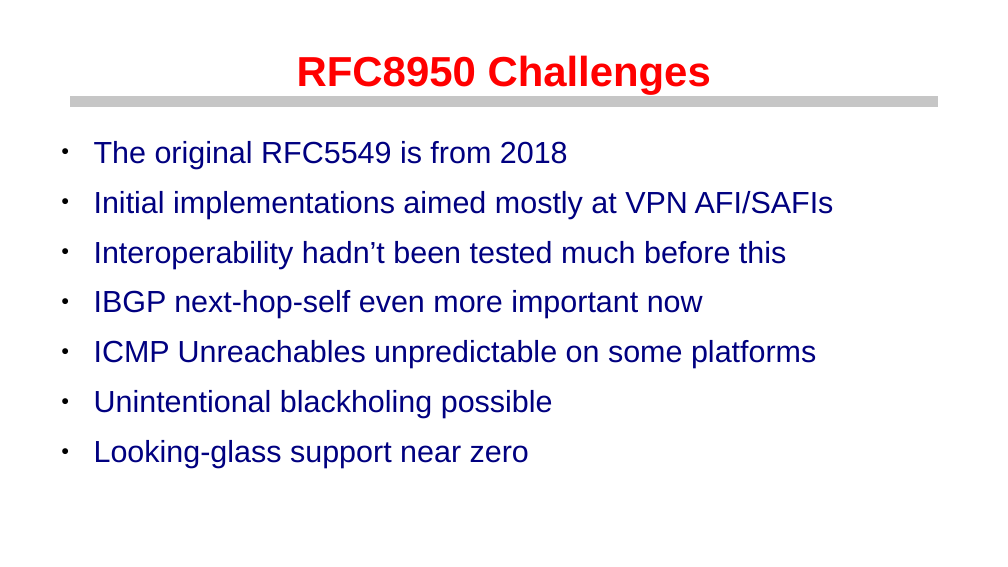
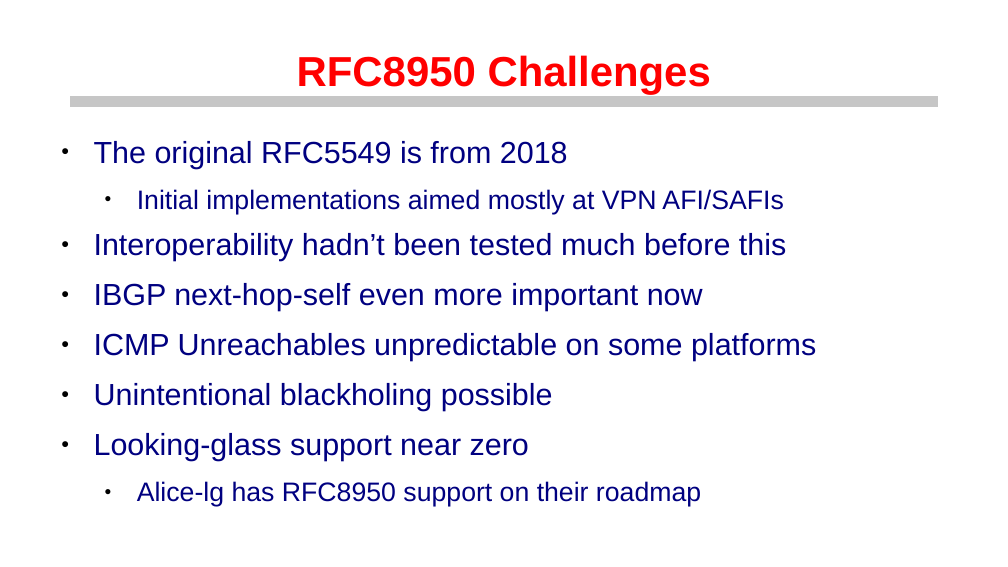
Before and after one commit to euro-ix/rfc8950-ixp, a slide deck: slide 11 of presentations/ipv6-only-ixps.odp. Drawn at 1008x567 pixels with LibreOffice and Linux fonts; fonts in the diff are those of the drawing; background and template pictures are left out. Boxes give left, top, right and bottom in pixels: in the first picture for what was removed or moved away, otherwise in the second. Text is boxed around its words. In the diff, an @@ line names an element or a change of style, - is before the commit and + after.

```diff
--- a/presentations/ipv6-only-ixps.odp
+++ b/presentations/ipv6-only-ixps.odp
@@ text at (x1=137, y1=189, x2=783, y2=214): size 24 to 21 pt in "Initial implementations aimed mostly at VPN AFI/SAFIs"; list level 1 to 2 in "Initial implementations aimed mostly at ..." @@
@@ text at (x1=137, y1=481, x2=701, y2=507): paragraph added @@
+  ● Alice-lg has RFC8950 support on their roadmap
```
Also in this commit, not shown: 5 other slides changed, 3 slides added, 1 other file.
